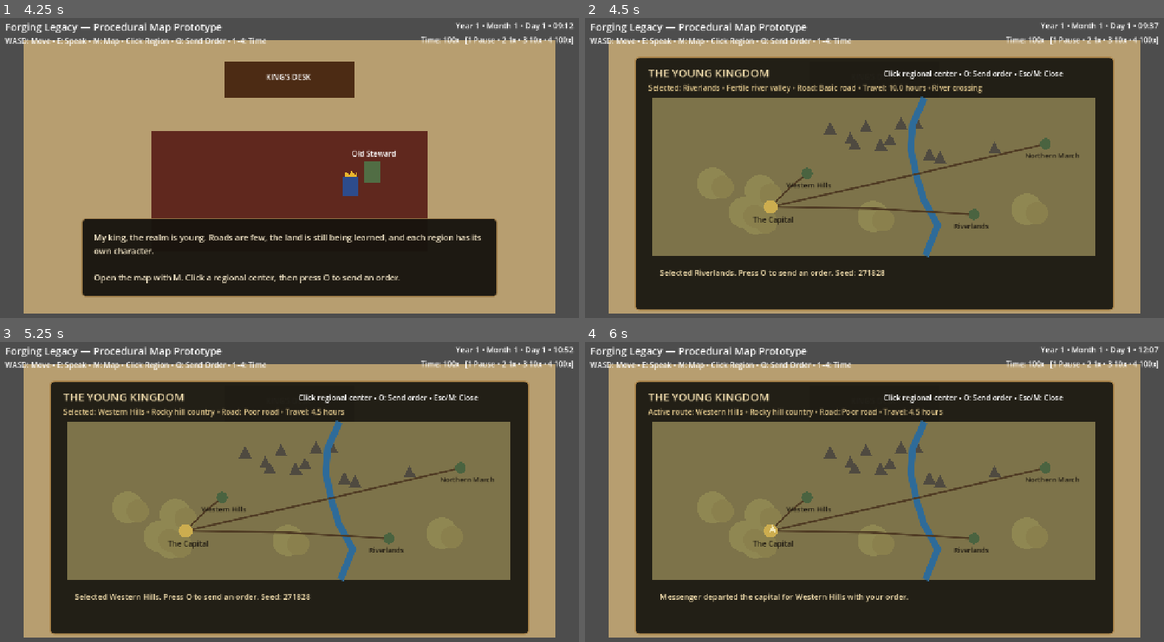
Above: before the commit, frames 1-4 (two rows, left to right).
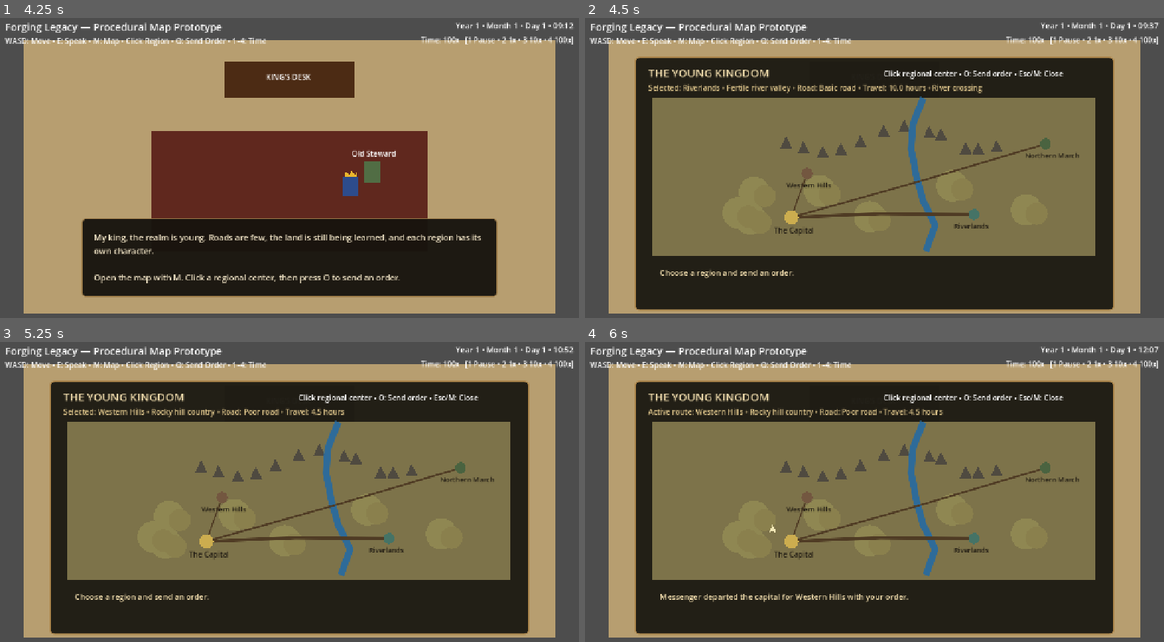
Above: after the commit, the same moments.

Repository: thomasmcanerney-gif/forging-legacy-game
Game: Godot game, scene res://scenes/main.tscn
The game is run twice, just before and just after one commit, with the same random seed, the same clock (stepped at 60 frames per second) and the same inputs.
Inputs (mouse positions are in pixels of both pictures, inside the frame that each line leads up to):
- Up to frame 1 (4.25 s): tap Enter at 0.5, 2, 3.5 s; move the mouse to (416, 159) at 0.52 s; hold D (move_right) 0.53-1.28 s; tap E (interact) at 0.6, 1.25 s; click (416, 159) at 0.67 s; move the mouse to (173, 192) at 1.27 s; hold S (move_down) 1.28-2.03 s; tap 1 at 1.35 s; move the mouse to (347, 105) at 2.02 s; hold D (move_right) 2.03-2.78 s; tap 2 at 2.1 s; tap Space at 2.75 s; move the mouse to (260, 243) at 2.77 s; hold W (move_up) 2.78-3.53 s; tap 3 at 2.85 s; click (260, 243) at 2.92 s; move the mouse to (468, 228) at 3.52 s; hold A (move_left) from 3.53 s (still down); tap 4 at 3.6 s
- Up to frame 2 (4.5 s): keep holding A (move_left); tap Space at 4.25 s; move the mouse to (695, 126) at 4.27 s; tap M at 4.35 s
- Up to frame 3 (5.25 s): move the mouse to (289, 501) at 5.02 s; release A (move_left) at 5.03 s; hold S (move_down) from 5.03 s (still down); tap T at 5.1 s; click (289, 501) at 5.17 s
- Up to frame 4 (6 s): move the mouse to (787, 417) at 5.77 s; release S (move_down) at 5.78 s; hold D (move_right) from 5.78 s (still down); tap O at 5.85 s

Frame 1 is identical in both runs. In frame 2, 3.1% of the frame differs, in the area x 12-79%, y 26-87%; in frame 3, 3.1%; in frame 4, 2.6%.
Error after the commit: Invalid access to property or key 'map_seed' on a base object of type 'Control (ProceduralMap)'. (res://scripts/main.gd:108)

Commit message:
Make map render simulation geography

Diff:
--- a/scripts/procedural_map.gd
+++ b/scripts/procedural_map.gd
@@ -3,75 +3,41 @@
 
 signal region_clicked(region_id: String)
 
-@export var map_seed: int = 271828
-
 var kingdom_state: KingdomState
-var rng := RandomNumberGenerator.new()
-var river_points: PackedVector2Array = PackedVector2Array()
-var mountain_positions: Array[Vector2] = []
-var field_positions: Array[Vector2] = []
 
 func setup(state: KingdomState) -> void:
 	kingdom_state = state
-	rng.seed = map_seed
-	_generate_features()
 	queue_redraw()
 
-func regenerate() -> void:
-	map_seed += 1
-	rng.seed = map_seed
-	_generate_features()
-	queue_redraw()
+func _draw() -> void:
+	draw_rect(Rect2(0, 0, size.x, size.y), Color(0.49, 0.45, 0.29))
+	if kingdom_state == null:
+		return
 
-func _generate_features() -> void:
-	river_points = PackedVector2Array()
-	mountain_positions.clear()
-	field_positions.clear()
-
-	var river_x := rng.randf_range(470.0, 610.0)
-	river_points.append(Vector2(river_x, 0.0))
-	for y in range(55, 341, 55):
-		river_x += rng.randf_range(-45.0, 45.0)
-		river_points.append(Vector2(clampf(river_x, 380.0, 680.0), float(y)))
-	river_points.append(Vector2(clampf(river_x + rng.randf_range(-30.0, 30.0), 380.0, 680.0), 340.0))
-
-	for i in range(11):
-		mountain_positions.append(Vector2(rng.randf_range(330.0, 760.0), rng.randf_range(45.0, 150.0)))
-	for i in range(6):
-		field_positions.append(Vector2(rng.randf_range(120.0, 850.0), rng.randf_range(180.0, 315.0)))
-
-func _draw() -> void:
-	# Land parchment.
-	draw_rect(Rect2(0, 0, size.x, size.y), Color(0.49, 0.45, 0.29))
-
-	# Open fields: deliberately sparse, broad settled patches rather than villages.
-	for p in field_positions:
+	for p in kingdom_state.field_positions:
 		draw_circle(p, 34.0, Color(0.56, 0.53, 0.32))
 		draw_circle(p + Vector2(22, 8), 24.0, Color(0.54, 0.50, 0.30))
 
-	# Mountains form a loose natural northern boundary.
-	for p in mountain_positions:
+	for p in kingdom_state.mountain_positions:
 		var tri := PackedVector2Array([p + Vector2(-13, 12), p + Vector2(0, -15), p + Vector2(14, 12)])
 		draw_colored_polygon(tri, Color(0.31, 0.29, 0.25))
 
-	# Main river reaches both edges of the map.
-	if river_points.size() > 1:
-		draw_polyline(river_points, Color(0.18, 0.42, 0.60), 14.0, true)
+	if kingdom_state.river_points.size() > 1:
+		draw_polyline(kingdom_state.river_points, Color(0.18, 0.42, 0.60), 14.0, true)
 
-	if kingdom_state == null:
-		return
-
-	var capital := Vector2(255, 235)
-	# Sparse roads: only direct routes needed by the young kingdom.
+	var capital := kingdom_state.capital_position
 	for region_id in kingdom_state.get_region_ids():
 		var region := kingdom_state.get_region(region_id)
 		if region == null:
 			continue
 		var midpoint := capital.lerp(region.map_position, 0.5)
-		midpoint += Vector2(rng_offset(region_id, -18.0, 18.0), rng_offset(region_id + "y", -14.0, 14.0))
-		draw_polyline(PackedVector2Array([capital, midpoint, region.map_position]), Color(0.31, 0.23, 0.14), 4.0, true)
+		midpoint += Vector2(_seeded_offset(region_id, -18.0, 18.0), _seeded_offset(region_id + "y", -14.0, 14.0))
+		var road_width := _road_width(region.road_quality)
+		draw_polyline(PackedVector2Array([capital, midpoint, region.map_position]), Color(0.31, 0.23, 0.14), road_width, true)
+		if region.river_crossing:
+			var crossing := _approximate_crossing(capital, region.map_position)
+			draw_line(crossing + Vector2(-9, -4), crossing + Vector2(9, 4), Color(0.77, 0.66, 0.43), 5.0, true)
 
-	# Capital.
 	draw_circle(capital, 15.0, Color(0.80, 0.68, 0.31))
 	draw_string(ThemeDB.fallback_font, capital + Vector2(-38, 34), "The Capital", HORIZONTAL_ALIGNMENT_LEFT, -1, 16, Color(0.12, 0.10, 0.07))
 
@@ -79,13 +45,38 @@
 		var region := kingdom_state.get_region(region_id)
 		if region == null:
 			continue
-		draw_circle(region.map_position, 12.0, Color(0.29, 0.39, 0.25))
+		var marker_color := Color(0.29, 0.39, 0.25)
+		if region.id == "riverlands":
+			marker_color = Color(0.27, 0.45, 0.40)
+		elif region.id == "western_hills":
+			marker_color = Color(0.45, 0.34, 0.25)
+		draw_circle(region.map_position, 12.0, marker_color)
 		draw_string(ThemeDB.fallback_font, region.map_position + Vector2(-45, 31), region.display_name, HORIZONTAL_ALIGNMENT_LEFT, -1, 15, Color(0.12, 0.10, 0.07))
 
-func rng_offset(key: String, minimum: float, maximum: float) -> float:
+func _road_width(road_quality: String) -> float:
+	match road_quality:
+		"Basic road": return 6.0
+		"Rough track": return 4.0
+		"Poor road": return 3.0
+		_: return 3.0
+
+func _seeded_offset(key: String, minimum: float, maximum: float) -> float:
 	var local_rng := RandomNumberGenerator.new()
-	local_rng.seed = map_seed + key.hash()
+	local_rng.seed = kingdom_state.map_seed + key.hash()
 	return local_rng.randf_range(minimum, maximum)
+
+func _approximate_crossing(origin: Vector2, destination: Vector2) -> Vector2:
+	# For this prototype, find the point along the direct route closest to the river belt.
+	var best := origin.lerp(destination, 0.5)
+	var best_distance := 100000.0
+	for river_point in kingdom_state.river_points:
+		var t: float = clampf((river_point.y - origin.y) / maxf(destination.y - origin.y, 0.001), 0.0, 1.0)
+		var route_point := origin.lerp(destination, t)
+		var distance: float = route_point.distance_to(river_point)
+		if distance < best_distance:
+			best = route_point
+			best_distance = distance
+	return best
 
 func _gui_input(event: InputEvent) -> void:
 	if kingdom_state == null:
